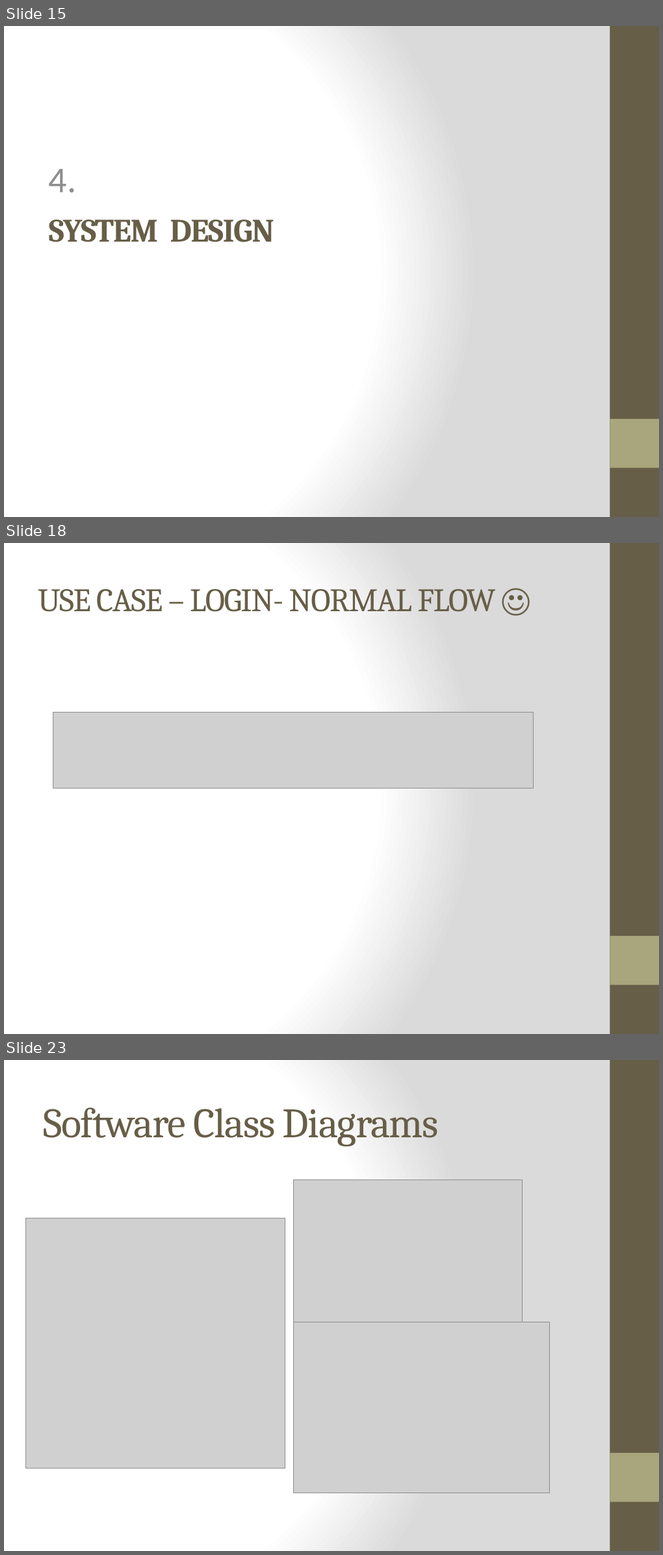
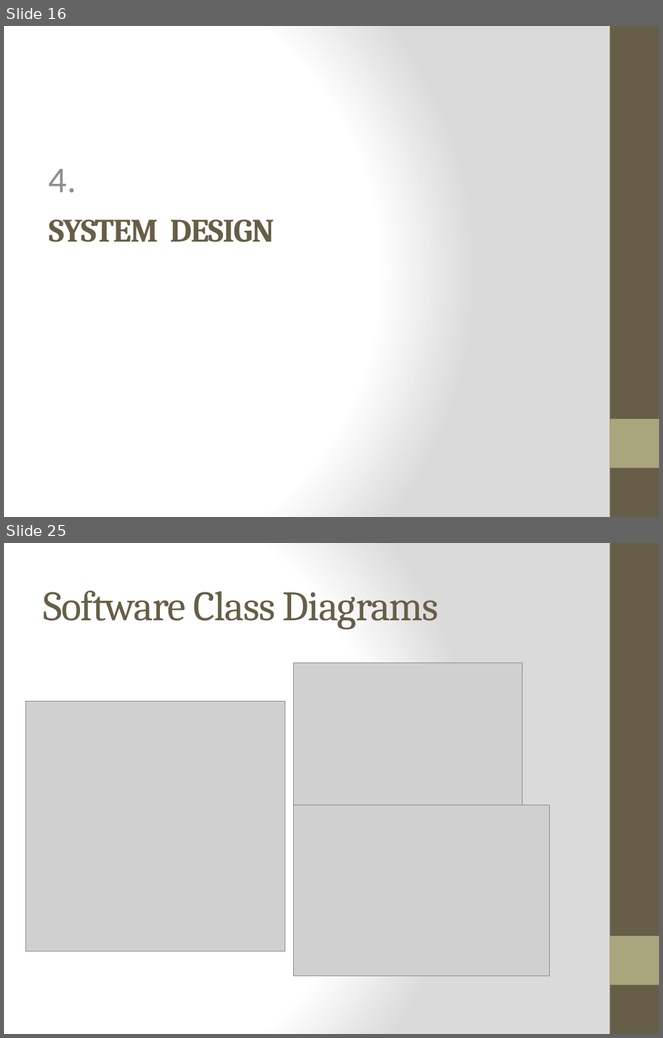
Before and after one commit to WesleyTrescott/MVC-Capstone, a slide deck: Design Specification/Design Specification.pptx. Shown one above the other, each under a label of ours: slides 15, 18 and 23 before the commit, slides 16 and 25 after it; the slides between them are not shown. The pictures are 663x1555 and 663x1038 pixels, drawn with LibreOffice and Linux fonts; fonts in the diff are those of the drawing; grey boxes stand for pictures. Boxes give left, top, right and bottom in pixels: in the first picture for what was removed or moved away, otherwise in the second. Text is boxed around its words. In the diff, an @@ line names an element or a change of style, - is before the commit and + after.

Commit message:
Updated design document & ppt
updated use cases, added use case diagram, updated ppt

```diff
--- a/Design Specification/Design Specification.pptx
+++ b/Design Specification/Design Specification.pptx
@@ slide 18 removed at bbox=[4, 543, 659, 1034], background gradient #FFFFFF to #DADADA; not listed: 2 template elements that a slide beside it also shows @@
@@ title removed at bbox=[38, 589, 495, 612] @@
-USE CASE – LOGIN- NORMAL FLOW ☺
@@ picture removed at bbox=[53, 712, 533, 789] @@
@@ what was slide 15 is now slide 16 @@
@@ what was slide 23 is now slide 25 @@
```
Also in this commit, not shown: 5 slides changed, 6 slides added, 3 other slides removed, 2 other files.
